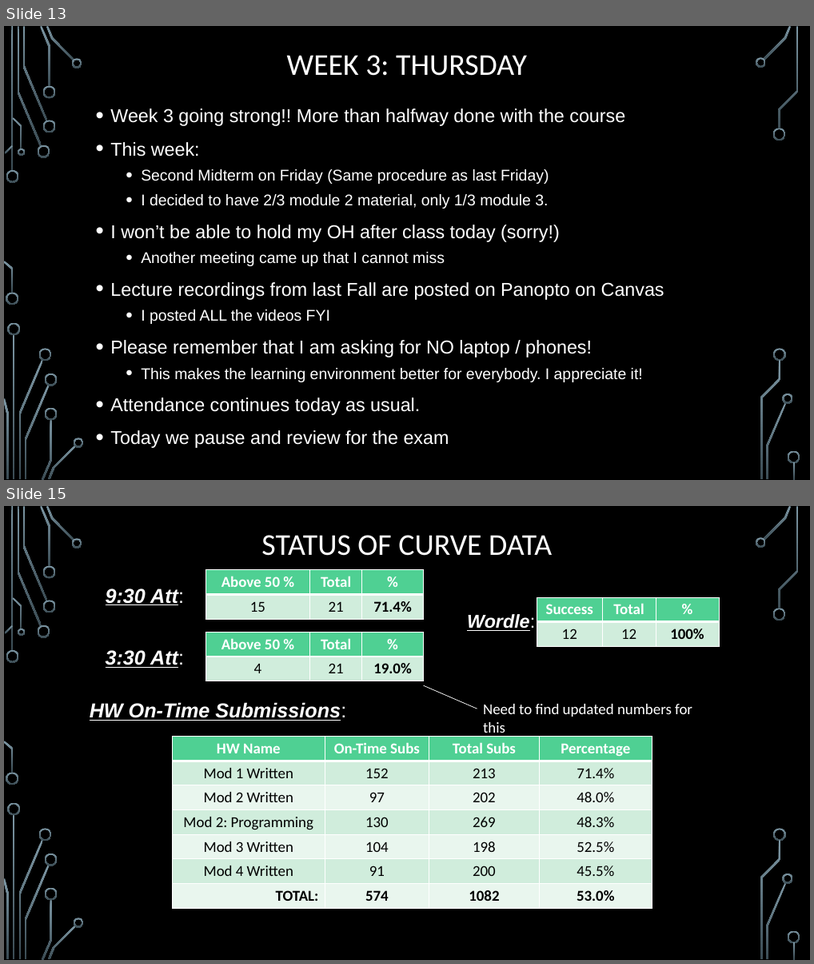
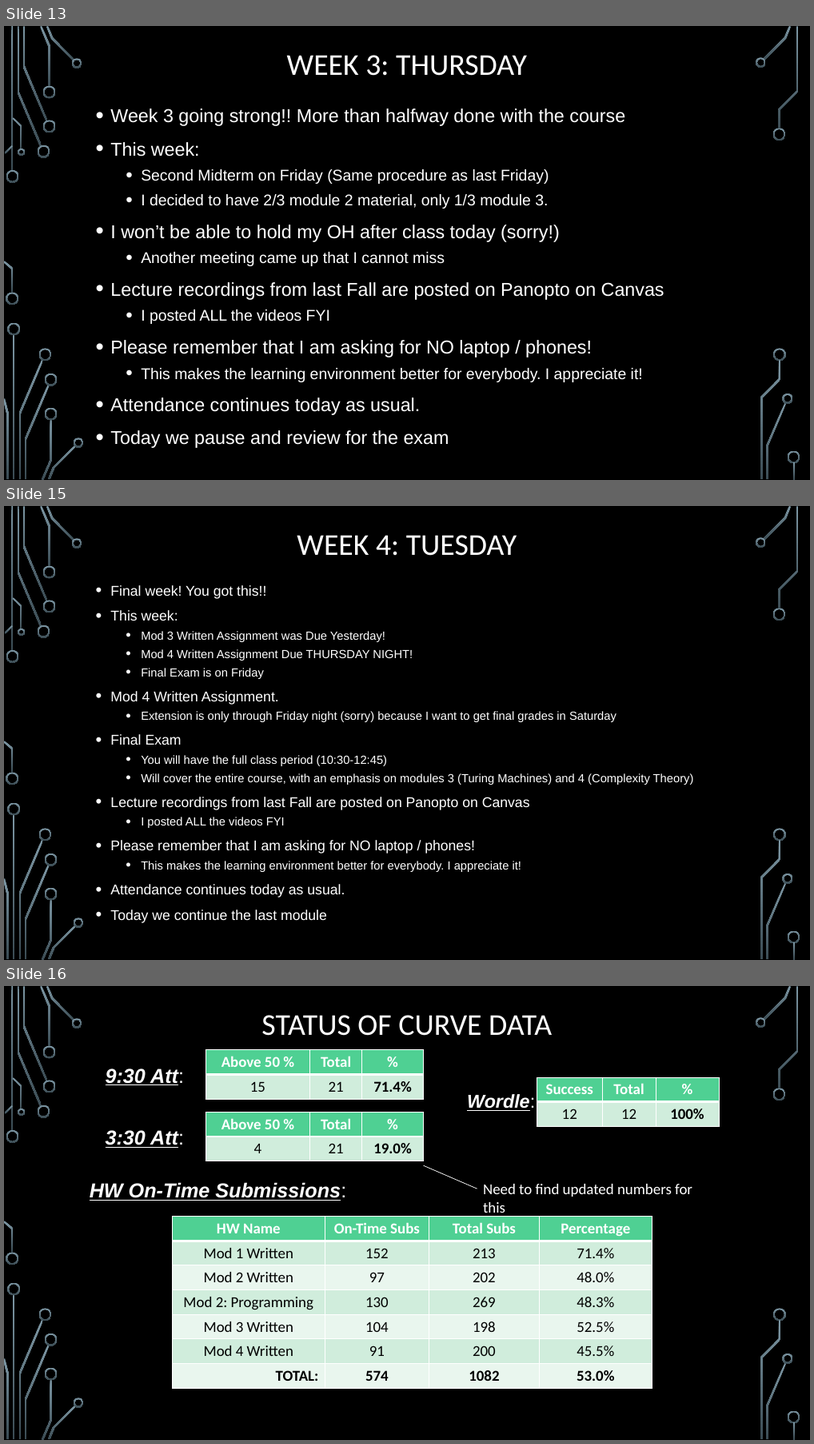
Before and after one commit to markfloryan/dmt2, a slide deck: slides/00-DailyAnnouncements.pptx. Shown one above the other, each under a label of ours: slides 13 and 15 before the commit, slides 13, 15 and 16 after it; the slides between them are not shown. The pictures are 814x964 and 814x1444 pixels, drawn with LibreOffice and Linux fonts; fonts in the diff are those of the drawing; background and template pictures are left out. Boxes give left, top, right and bottom in pixels: in the first picture for what was removed or moved away, otherwise in the second. Text is boxed around its words. In the diff, an @@ line names an element or a change of style, - is before the commit and + after.

```diff
--- a/slides/00-DailyAnnouncements.pptx
+++ b/slides/00-DailyAnnouncements.pptx
@@ slide 15 added at (4,506,810,960), background picture (left out); not listed: 36 template elements that a slide beside it also shows @@
@@ title added at (297,535,517,556), 36 pt, text #FFFFFF @@
+WEEK 4: TUESDAY
@@ text added at (110,585,694,923), 14 pt, text #FFFFFF @@
+• Final week! You got this!!
+• This week:
+  • Mod 3 Written Assignment was Due Yesterday!
+  • Mod 4 Written Assignment Due THURSDAY NIGHT!
+  • Final Exam is on Friday
+• Mod 4 Written Assignment.
+  • Extension is only through Friday night (sorry) because I want to get final grades in Saturday
+• Final Exam
+  • You will have the full class period (10:30-12:45)
+  • Will cover the entire course, with an emphasis on modules 3 (Turing Machines) and 4 (Complexity Theory)
+• Lecture recordings from last Fall are posted on Panopto on Canvas
+  • I posted ALL the videos FYI
+• Please remember that I am asking for NO laptop / phones!
+  • This makes the learning environment better for everybody. I appreciate it!
+• Attendance continues today as usual.
+• Today we continue the last module
@@ what was slide 15 is now slide 16 @@
```
Also in this commit, not shown: 1 slide changed, 1 other file.
